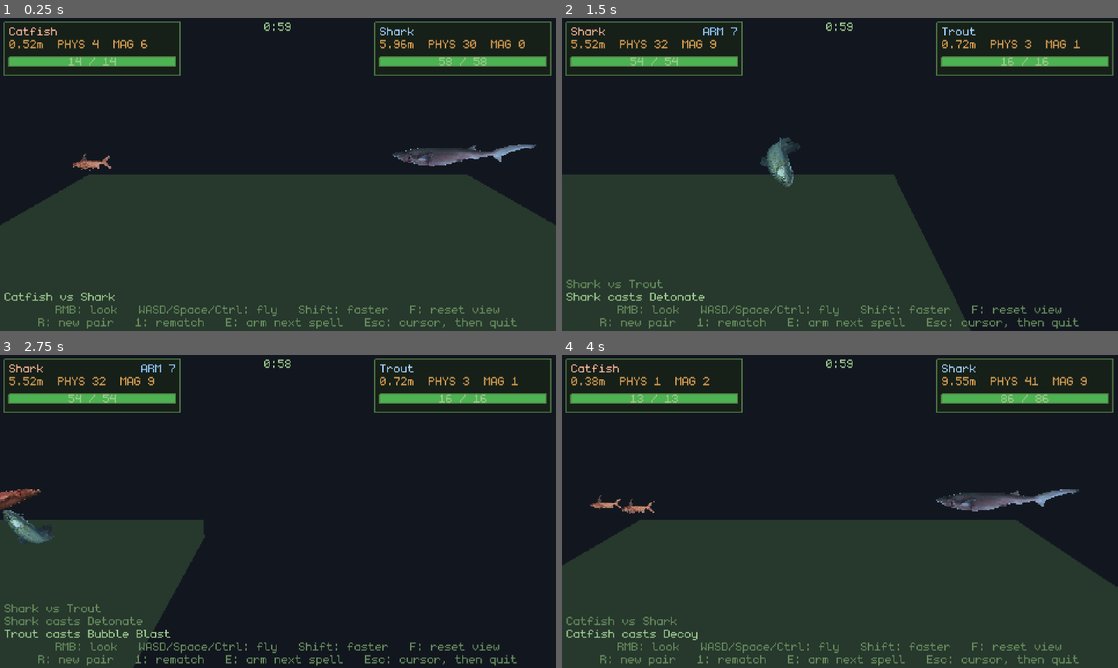
Above: before the commit, frames 1-4 (two rows, left to right).
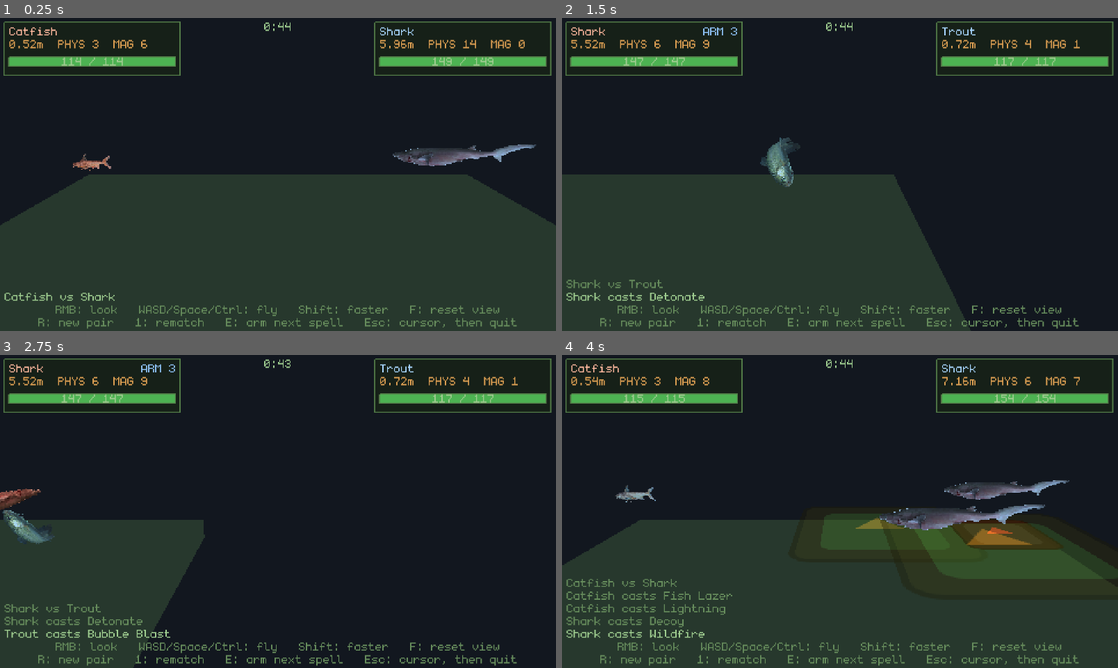
Above: after the commit, the same moments.

Repository: poissew/fishing-game
Game: Godot game, scene res://dev/TestArena.tscn
Two runs of this game, one before a commit and one after it. Both use one fixed random seed, a clock stepped at 60 frames per second and the inputs below. This scene is started directly instead of the project's main scene. The engine's default icon, where the game draws it, is replaced by a stand-in: a white triangle on a blue panel in a dark square.
Inputs (mouse positions are in pixels of both pictures, inside the frame that each line leads up to):
- Up to frame 1 (0.25 s): no input
- Up to frame 2 (1.5 s): tap Enter (ui_accept) at 0.5, 0.77 s; move the mouse to (962, 158) at 0.52 s; hold D (right) 0.53-1.25 s; hold E (interact) 0.53-1.25 s; click (962, 158) at 0.67 s; drag from (728, 190) to (812, 237) at 1.27 s
- Up to frame 3 (2.75 s): move the mouse to (333, 442) at 2.02 s; hold D (right) from 2.03 s (still down); tap Space at 2.1 s
- Up to frame 4 (4 s): release D (right) at 2.75 s; drag from (812, 574) to (673, 464) at 2.77 s; move the mouse to (1006, 558) at 3.52 s; hold A (left) from 3.53 s (still down); hold Shift from 3.53 s (still down); tap Enter (ui_accept) at 3.77 s

The runs differ from the first frame. In frame 1, 0.2% of the frame differs, in the area x 11-89%, y 1-16%; in frame 2, 0.3%; in frame 3, 0.3%; in frame 4, 7.0%, in the area x 0-100%, y 1-92%.

Commit message:
balance: base fish stats

Diff:
--- a/classes/battle_round.gd
+++ b/classes/battle_round.gd
@@ -26,7 +26,7 @@
 
 @export_category("Round")
 ## Seconds of ordinary fighting before sudden death starts.
-@export_range(5.0, 600.0, 1.0, "suffix:s") var duration: float = 60.0
+@export_range(5.0, 600.0, 1.0, "suffix:s") var duration: float = 45.0
 
 @export_category("Sudden death")
 ## Seconds between two turns of the screws.
--- a/classes/fish_data.gd
+++ b/classes/fish_data.gd
@@ -38,27 +38,50 @@
 @export var rarity:Rarity
 
 @export_category("Fighting Data")
-## PHYS_DMG — physical damage, scales with the value of the individual catch.
-@export var phys_dmg_per_value: float = 0.5
-## +- random int applied on top of the value-scaled physical damage.
-@export var phys_dmg_variance: int = 2
+## PHYS_DMG — contact damage. A fish is worth `phys_base` plus `phys_per_size`
+## for every unit of SIZE_CURVE, so a shark hits harder than a sardine without
+## hitting five times harder.
+@export var phys_base: float = 3.0
+@export var phys_per_size: float = 0.8
+## +- random int applied on top, which is all that tells two fish of the same
+## species and size apart in a fight.
+@export var phys_dmg_variance: int = 1
 ## MAGIC_DMG — magic damage used by fish abilities, rolled at random.
 @export var magic_dmg_min: int = 1
 @export var magic_dmg_max: int = 10
-## HEALTH — scales with the fish's real size (min_size..max_size), not its inventory size.
-@export var health_base: int = 10
-@export var health_per_size: float = 8.0
+## HEALTH — the same curve again: a base every fish gets, plus a share for how
+## big this one actually is.
+@export var health_base: int = 100
+@export var health_per_size: float = 20.0
 ## SPELLS — how many spells a fish can roll, out of SPELL_POOL.
 @export var max_spells: int = 3
 
 @export_category("Advanced Shit")
 @export var price_curve: Curve
 
-## Physical damage scales with what the catch is worth, plus or minus a random int.
-func roll_phys_dmg(value: int) -> int:
-	var scaled := int(round(value * phys_dmg_per_value))
+## How much of a fish its real length is worth in a fight. The square root,
+## which is the curve BattleFish.world_length() already draws a fish on: a
+## shark is 12 times a sardine end to end and looks about three times the fish,
+## and this is what makes it fight like three times the fish rather than twelve.
+##
+## Straight length would put a record shark 40 points of health and 10 points of
+## damage clear of everything else in the game, which is where this started -
+## measured, a shark won 10 rounds out of 10 and killed anything it touched in a
+## single hit.
+static func size_curve(real_size: float) -> float:
+	return sqrt(maxf(real_size, 0.0))
+
+## Physical damage is what the fish is, not what it sells for: its size on the
+## curve above, plus or minus a random int.
+##
+## It used to scale off get_value(), which meant rarity and quality and the
+## price curve all landed on top of each other in one number - a legendary
+## shark hit for 44 and a sardine for 2. Value decides what a catch is worth at
+## the shop; size decides what it is worth in the arena.
+func roll_phys_dmg(real_size: float) -> int:
+	var scaled := phys_base + phys_per_size * size_curve(real_size)
 	var variance := randomizer.RNG.randi_range(-phys_dmg_variance, phys_dmg_variance)
-	return maxi(1, scaled + variance)
+	return maxi(1, int(round(scaled)) + variance)
 
 ## Magic damage is purely random, but rarer fish get a luck boost: they roll
 ## once per rarity tier and keep the best result.
@@ -69,9 +92,10 @@
 		best = maxi(best, randomizer.RNG.randi_range(magic_dmg_min, magic_dmg_max))
 	return best
 
-## Health scales with the fish's real (world) size, not its inventory footprint.
+## Health scales with the fish's real (world) size, not its inventory
+## footprint, on the same curve as its damage.
 func roll_health(real_size: float) -> int:
-	return maxi(1, int(round(health_base + real_size * health_per_size)))
+	return maxi(1, int(round(health_base + health_per_size * size_curve(real_size))))
 
 ## Spells are purely random: a fish rolls anywhere from none to max_spells of
 ## them, drawn without replacement so it never carries the same spell twice.
--- a/classes/fish_instance.gd
+++ b/classes/fish_instance.gd
@@ -110,13 +110,13 @@
 	fish.roll_fighting_data()
 	return fish
 
-## Rolls the fighting stats. Physical damage depends on what the catch is worth
-## and health on its size, so this must run after size/weight/quality are set.
+## Rolls the fighting stats. Both damage and health come off the fish's real
+## length, so this must run after size is set.
 func roll_fighting_data() -> void:
 	var fish_data := data as FishData
 	if fish_data == null:
 		return
-	phys_dmg = fish_data.roll_phys_dmg(get_value())
+	phys_dmg = fish_data.roll_phys_dmg(size)
 	magic_dmg = fish_data.roll_magic_dmg()
 	health = fish_data.roll_health(size)
 	current_health = health
--- a/data/spells/sandbag.tres
+++ b/data/spells/sandbag.tres
@@ -4,7 +4,8 @@
 
 [resource]
 script = ExtResource("1_sand")
-flat = 2.0
+flat = 1.0
+per_power = 0.2
 name = "Sandbag"
 description = "Takes a punch the way a sack of sand does. Anything thrown at this one lands a good deal softer than it was thrown."
 trigger = 3
Not shown, changed: CLAUDE.md
